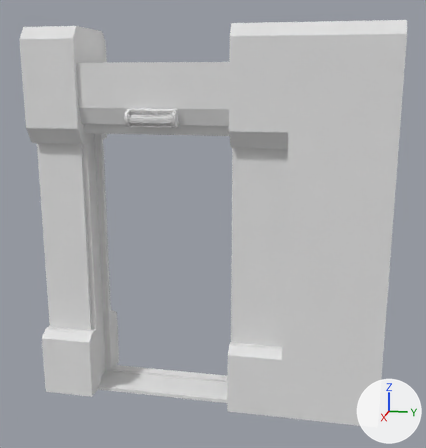
The OBJ model art/3D_Env/3D_Assets/3D_Models/Env_Models/0_Multi/DoorwaySlidingExit.obj as it was, and as the next commit left it.
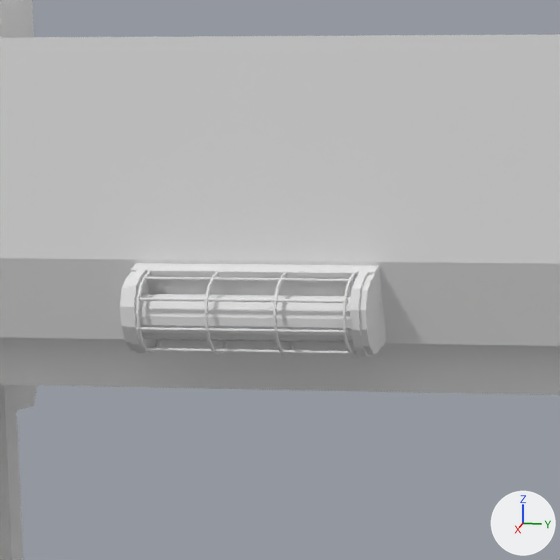
Each version is shown whole from a camera (50 mm lens) standing at (4.58, 1.32, 2.73) and looking at (0.0, 0.4, 1.58), then close up on the part from 23% to 50% of the width and 12% to 38% of the height. The axes (+X, +Y, +Z) are drawn at lower right. The lights are the same throughout. The older version's two pictures come first. Where no turn or scale is listed for an object, it has been applied to the vertices.

Script lines for the objects in view, before the commit:
```python
me_doorwayslidingexit = bpy.data.meshes.new('DoorwaySlidingExit')
me_doorwayslidingexit.from_pydata(...)  # 1756 vertices, 1644 faces; spans x -0.39..0.39, y -1.01..1.77, z 0.1..3.11
# faces by material slot: [636, 1008]
me_doorwayslidingexit.materials.append(mat_material)  # white #e7e7e7
me_doorwayslidingexit.materials.append(mat_material_001)  # white #e7e7e7
ob_doorwayslidingexit = bpy.data.objects.new('DoorwaySlidingExit', me_doorwayslidingexit)
ob_doorwayslidingexit.location = (0.0, 0.0, 0.0)
```
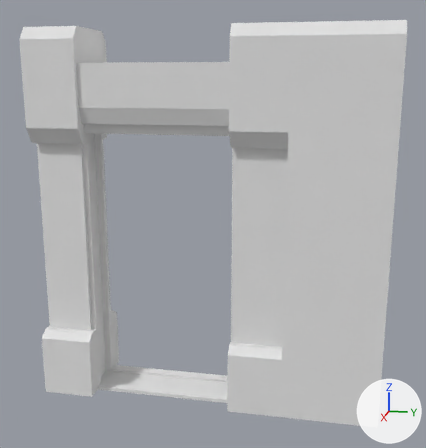
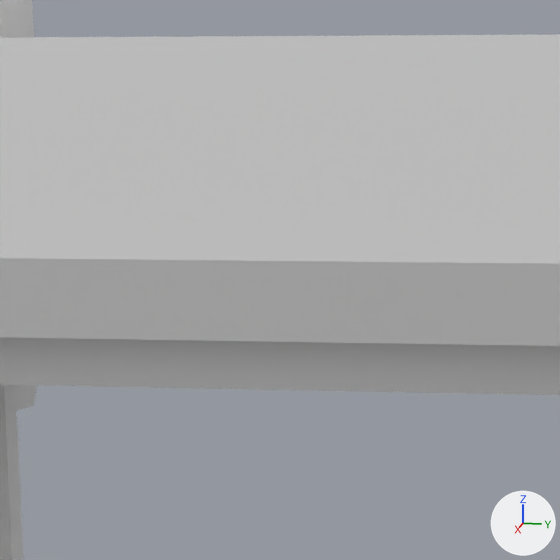
The change, as a list of edits to the scene's bpy script:
```text
Change me_doorwayslidingexit:
    used by ob_doorwayslidingexit; location = (0.0, 0.0, 0.0)
    remove me_doorwayslidingexit.from_pydata(...)  # 1756 vertices, 1644 faces; spans x -0.39..0.39, y -1.01..1.77, z 0.1..3.11
    add me_doorwayslidingexit.from_pydata(...)  # 636 vertices, 636 faces; spans x -0.33..0.33, y -1.01..1.77, z 0.1..3.11
    me_doorwayslidingexit part 1: 28 loose pieces with 1120 vertices, spanning x -0.39..0.39, y -0.19..0.19, z 2.38..2.51, are deleted
    remove me_doorwayslidingexit.materials.append(mat_material_001)  # white #e7e7e7
```

Where the change shows, as pixel boxes [x1, y1, x2, y2] in the close-ups (560 x 560 px):
part 1 of me_doorwayslidingexit, deleted: before [120, 263, 386, 357]
